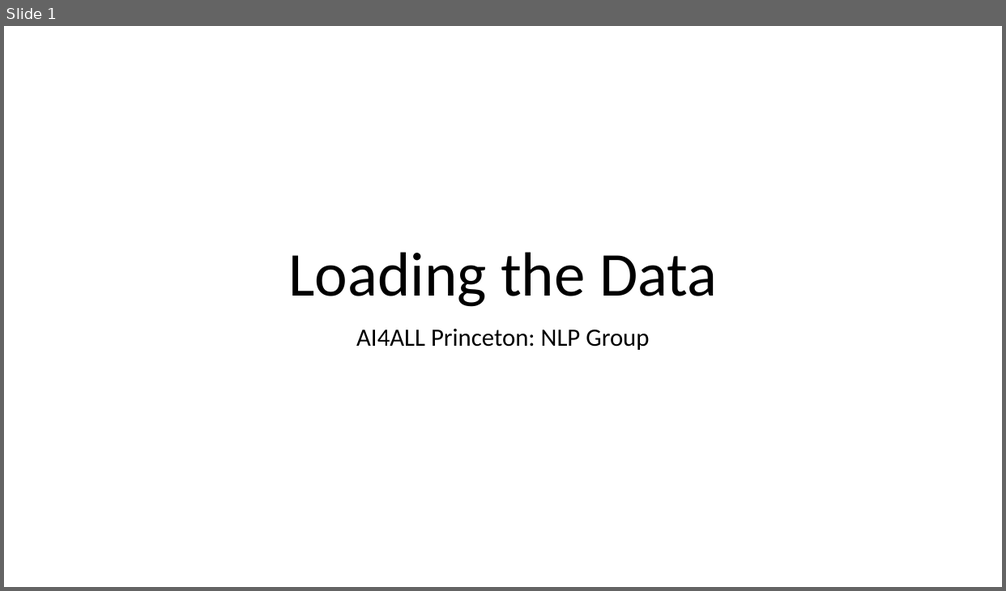
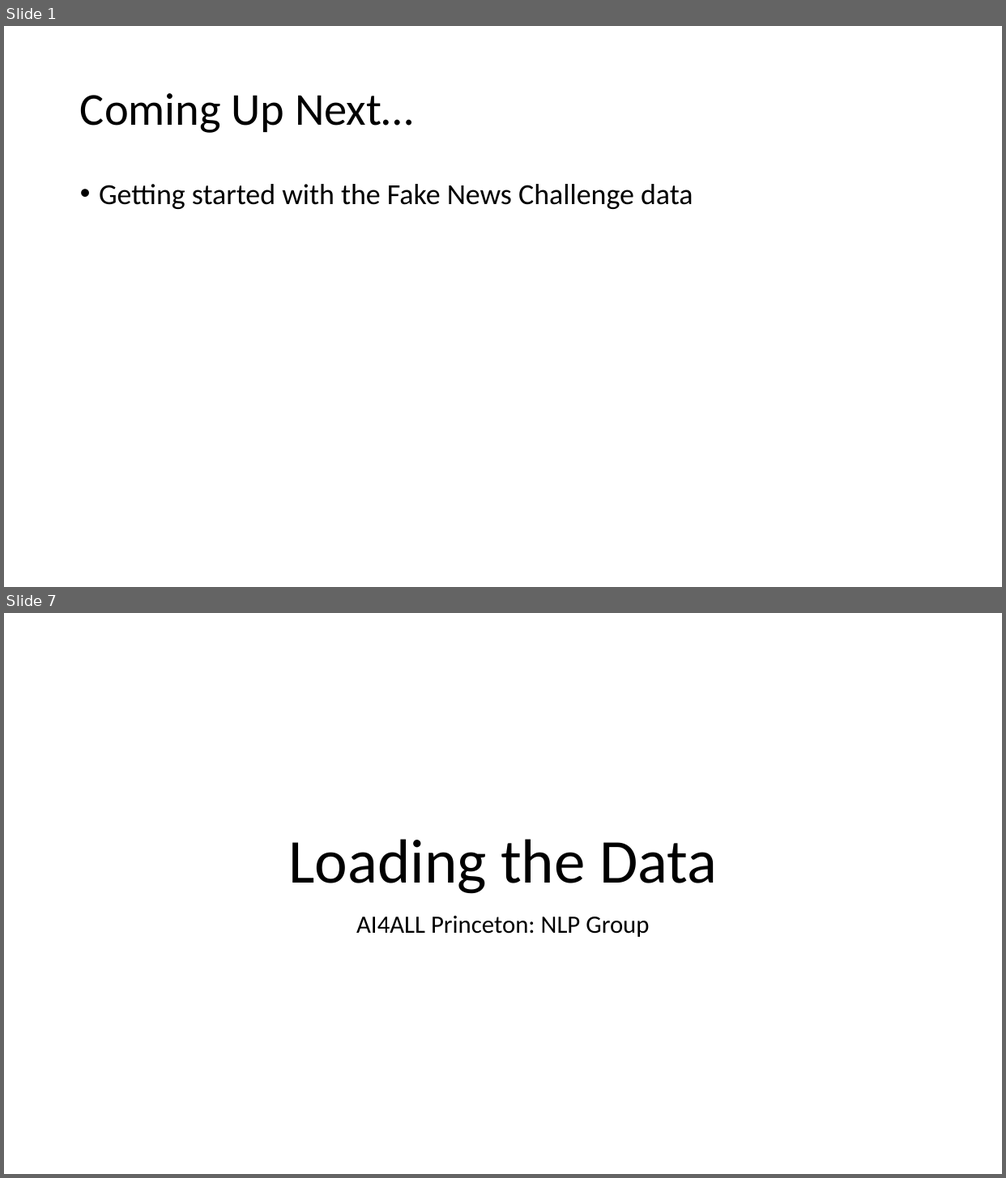
Before and after one commit to cchen23/AI4ALL_NLP, a slide deck: Slides/Day2_LoadingTheData.pptx. Shown one above the other, each under a label of ours: slide 1 before the commit, slides 1 and 7 after it; the slides between them are not shown. The pictures are 1006x591 and 1006x1178 pixels, drawn with LibreOffice and Linux fonts; fonts in the diff are those of the drawing. Boxes give left, top, right and bottom in pixels: in the first picture for what was removed or moved away, otherwise in the second. Text is boxed around its words. In the diff, an @@ line names an element or a change of style, - is before the commit and + after.

```diff
--- a/Slides/Day2_LoadingTheData.pptx
+++ b/Slides/Day2_LoadingTheData.pptx
@@ slide 1 added at (x1=4, y1=26, x2=1002, y2=587), background #FFFFFF @@
@@ title added at (x1=80, y1=93, x2=413, y2=133), 44 pt, text #000000 @@
+Coming Up Next…
@@ text added at (x1=99, y1=184, x2=693, y2=209), 28 pt, text #000000 @@
+• Getting started with the Fake News Challenge data
@@ what was slide 1 is now slide 7 @@
```
Also in this commit, not shown: 8 other slides added, 1 other file.
